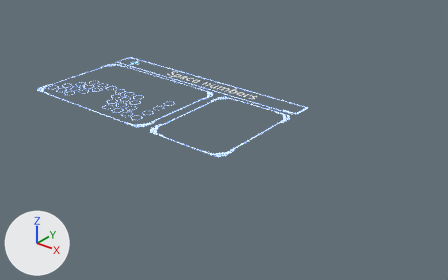
A saved change to the Blender file Assets/screen.blend.
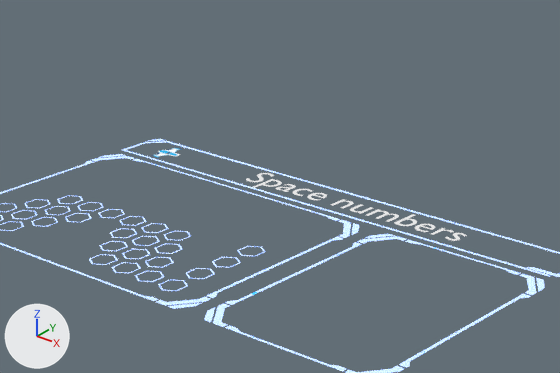
Old and new are each drawn whole from a 50 mm lens placed at (1.556, -1.592, 0.996), pointed at (0.275, 0.009, 0.004) and again close up on the part from 15% to 66% of the width and 0% to 55% of the height. The lights are fixed; the arrows at lower left show +X, +Y and +Z. Text is drawn in Blender's own font.

In view in the first close-up: 'Text', 'button.001', 'cifryl 0_9', 'cisla 0_20', 'ramik level', 'ramik mapa'.
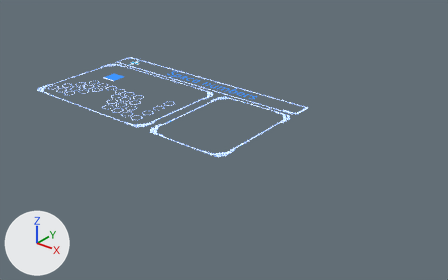
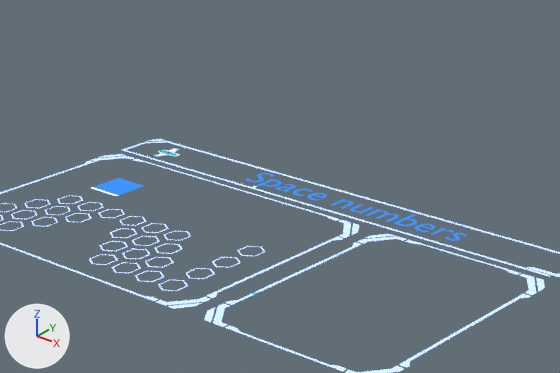
What differs and where, as boxes (x1, y1, x2, y2) in the close-ups (560 x 373 px):
'Text', surface changed (white to blue): (246, 173, 467, 241) in both
'Plane', added: after (92, 178, 143, 196)

What changed in the scene script:
```text
Change mat_progress_bar_bg:
    remove # nodes: Background, OutputMaterial
    remove # colours: white #e7e7e7
    nodes: Background, Math x3, OutputMaterial, RGB, SeparateXYZ, TexCoord, VectorMath
    colours: blue #3e95ff
Add me_plane_012:
    me_plane_012.from_pydata(...)  # 4 vertices, 1 face; spans x -0.5839..-0.5111, y 0.1814..0.2542, z 0.0
    me_plane_012.materials.append(mat_progress_bar_bg)
Add ob_plane:
    ob_plane = bpy.data.objects.new('Plane', me_plane_012)
    ob_plane.location = (0.0, 0.0, 0.0)
```
